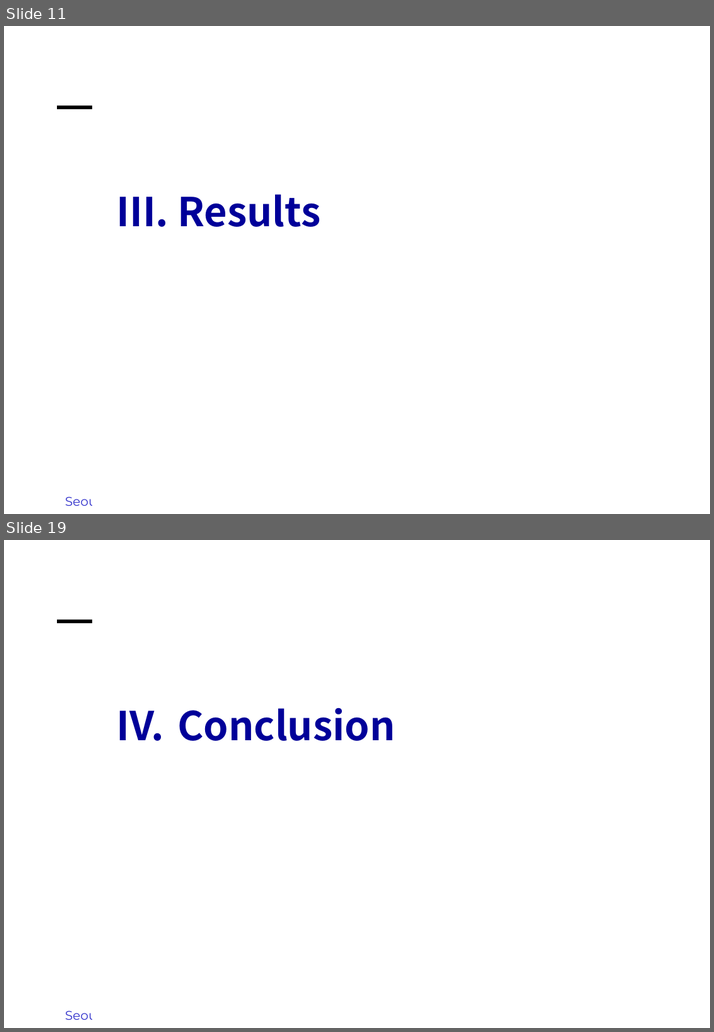
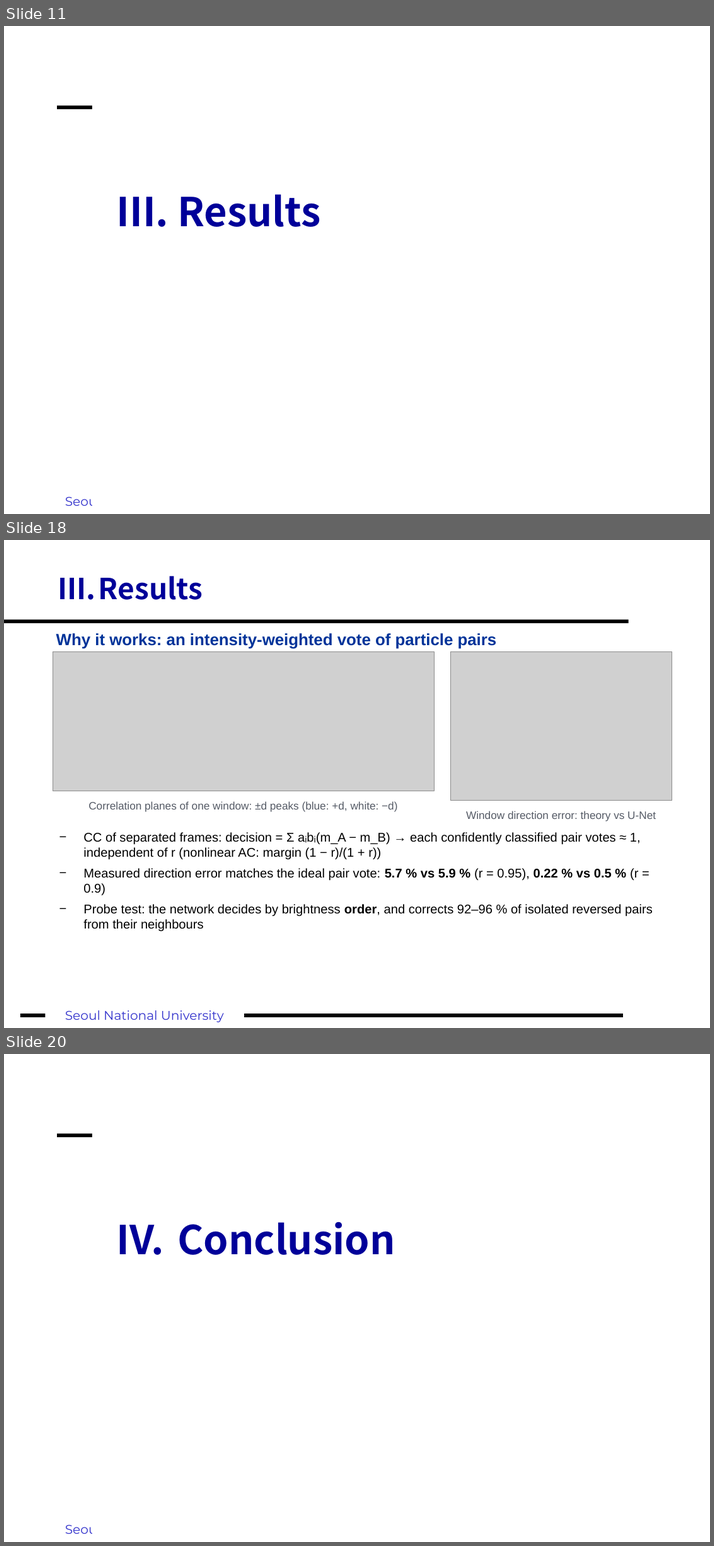
Before and after one commit to fosherrat/piv_termproject, a slide deck: presentation/PIV_term_project.pptx. Shown one above the other, each under a label of ours: slides 11 and 19 before the commit, slides 11, 18 and 20 after it; the slides between them are not shown. The pictures are 714x1032 and 714x1546 pixels, drawn with LibreOffice and Linux fonts; fonts in the diff are those of the drawing; grey boxes stand for pictures; background and template pictures are left out. Boxes give left, top, right and bottom in pixels: in the first picture for what was removed or moved away, otherwise in the second. Text is boxed around its words. In the diff, an @@ line names an element or a change of style, - is before the commit and + after.

```diff
--- a/presentation/PIV_term_project.pptx
+++ b/presentation/PIV_term_project.pptx
@@ slide 18 added at [4,540,710,1028], background #FFFFFF; not listed: 3 template elements that a slide beside it also shows @@
@@ title added at [58,576,202,600], 32 pt, text #000099, bold @@
+III. Results
@@ text added at [56,633,497,649], 18 pt, text #003399, bold @@
+Why it works: an intensity-weighted vote of particle pairs
@@ picture added at [53,652,434,791] @@
@@ picture added at [450,652,672,801] @@
@@ text added at [88,801,397,812], 12 pt, text #555B66 @@
+Correlation planes of one window: ±d peaks (blue: +d, white: −d)
@@ text added at [466,811,655,822], 12 pt, text #555B66 @@
+Window direction error: theory vs U-Net
@@ text added at [83,832,652,931], 14 pt, text #000000 @@
+− CC of separated frames: decision = Σ aᵢbᵢ(m_A − m_B) → each confidently classified pair votes ≈ 1, independent of r (nonlinear AC: margin (1 − r)/(1 + r))
+− Measured direction error matches the ideal pair vote: 5.7 % vs 5.9 % (r = 0.95), 0.22 % vs 0.5 % (r = 0.9)
+− Probe test: the network decides by brightness order, and corrects 92–96 % of isolated reversed pairs from their neighbours
@@ what was slide 19 is now slide 20 @@
```
Also in this commit, not shown: 6 slides changed, 5 other slides added, 5 slides removed.
